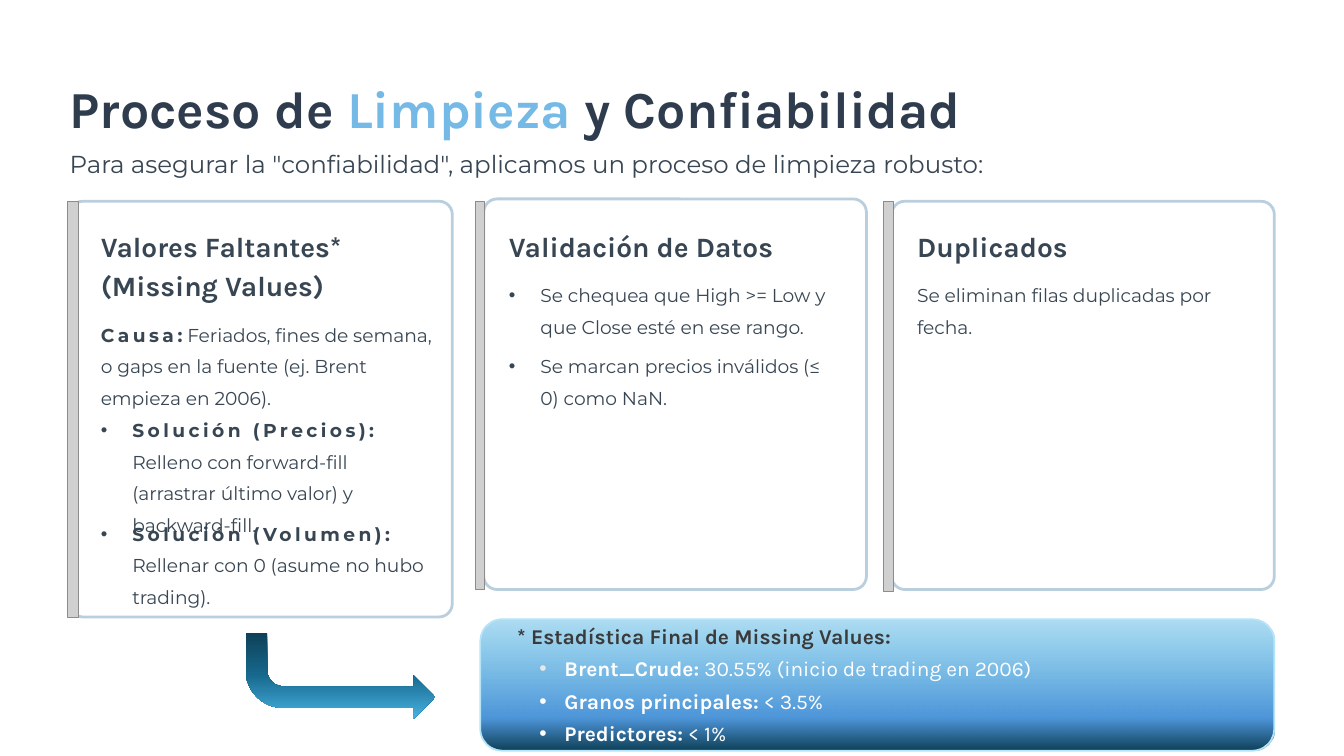
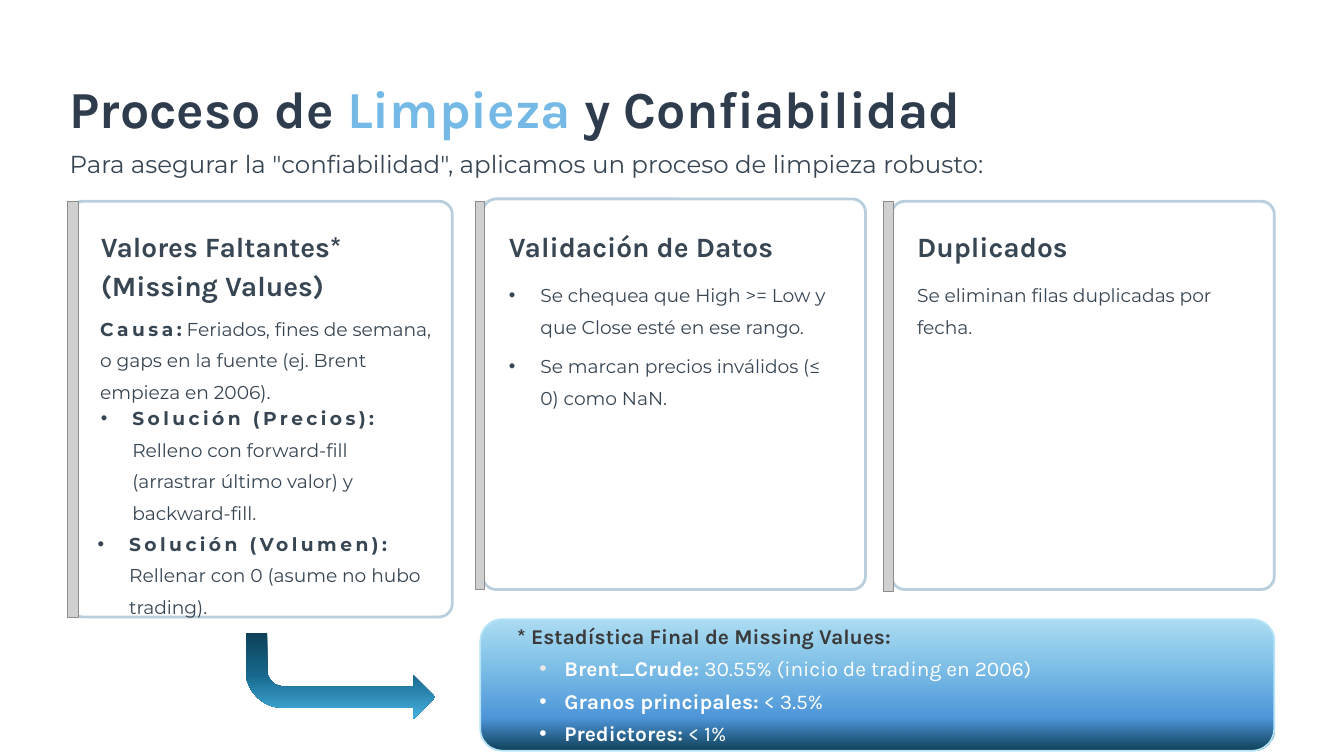
Before and after one commit to paulaleylen/BigDataUBA-Grupo10, a slide deck: slide 6 of TPFinal/Base-de-Datos-de-Commodities-para-Analisis-Predictivo.pptx (slide 5 before the commit). Drawn at 1344x756 pixels with LibreOffice and Linux fonts; fonts in the diff are those of the drawing; grey boxes stand for pictures. Boxes give left, top, right and bottom in pixels: in the first picture for what was removed or moved away, otherwise in the second. Text is boxed around its words. In the diff, an @@ line names an element or a change of style, - is before the commit and + after.

```diff
--- a/TPFinal/Base-de-Datos-de-Commodities-para-Analisis-Predictivo.pptx
+++ b/TPFinal/Base-de-Datos-de-Commodities-para-Analisis-Predictivo.pptx
@@ text "Causa: Feriados, fines de semana, ...": place and size @@
-text "Causa: Feriados, fines de semana, ..." at [101,328,432,409]
+text "Causa: Feriados, fines de semana, ..." at [100,322,432,403]
@@ text "Solución (Precios): Relleno con forward-fill ..." rewrapped from [132,422,374,538] to [132,410,374,520] @@
@@ text "Solución (Volumen): Rellenar con 0 ...": place and size @@
-text "Solución (Volumen): Rellenar con 0 ..." at [132,558,423,608]
+text "Solución (Volumen): Rellenar con 0 ..." at [129,568,420,618]
```
Also in this commit, not shown: 1 slide added, 1 other file.
